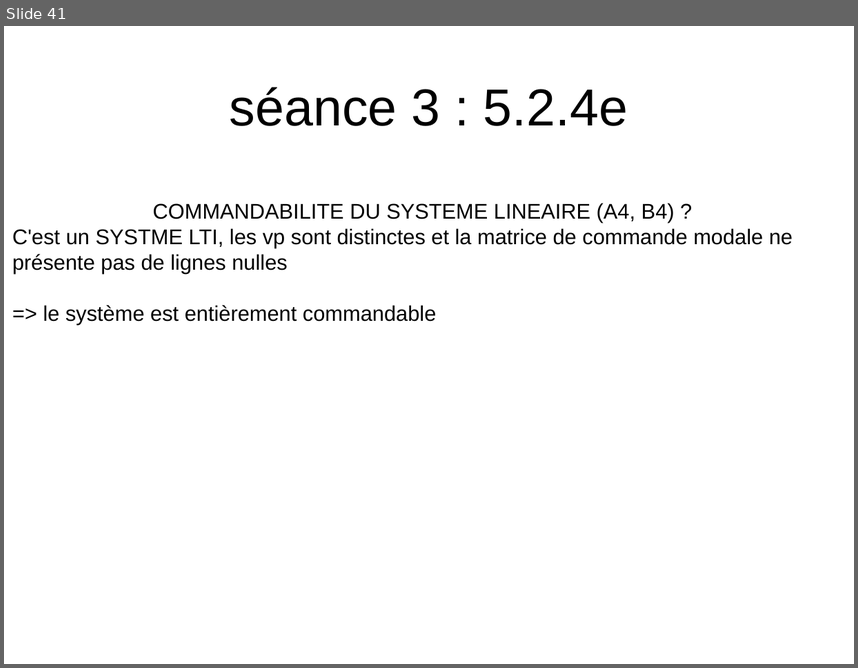
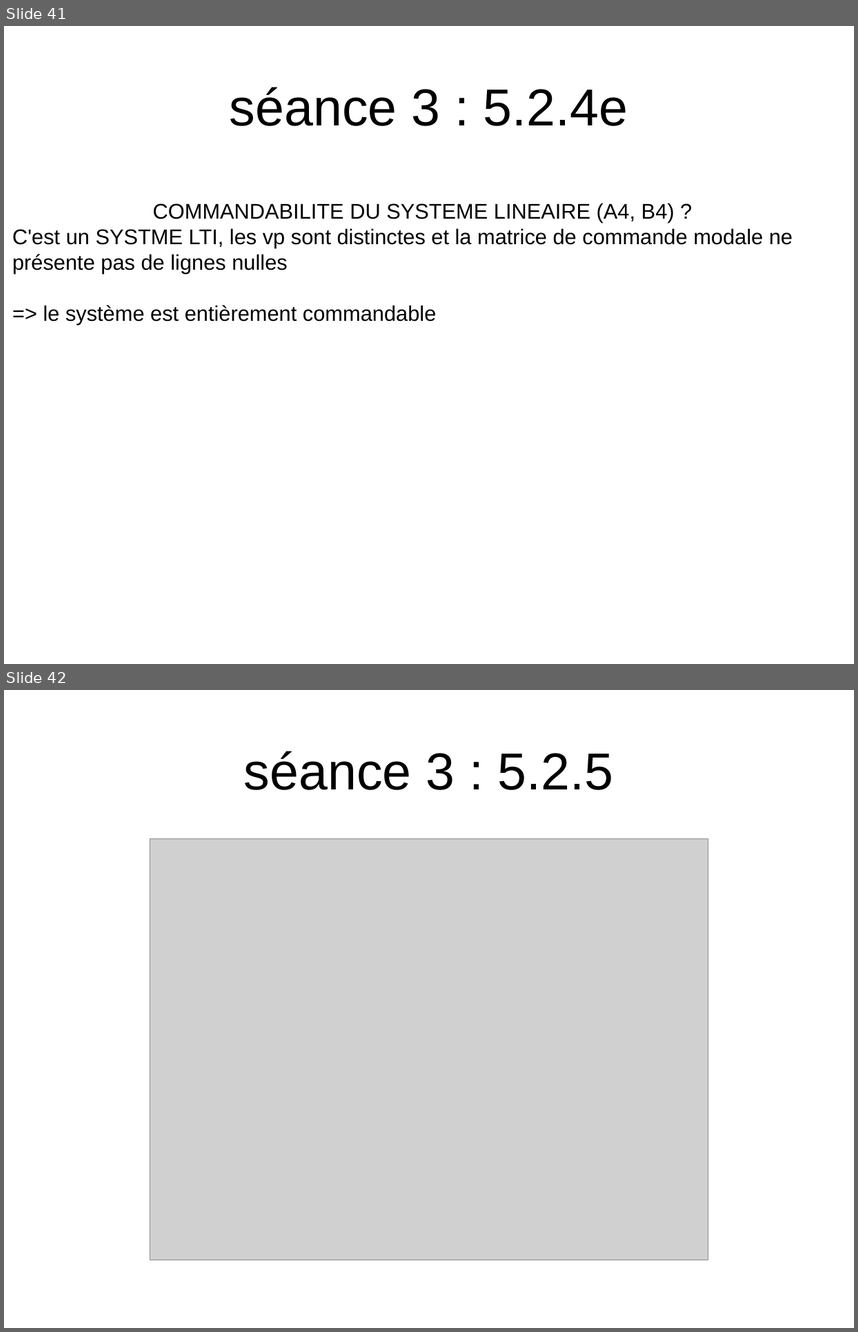
Before and after one commit to amapatate/BE_AVION, a slide deck: doc/be_avion_prez.odp. Shown one above the other, each under a label of ours: slide 41 before the commit, slides 41 and 42 after it. The pictures are 858x668 and 858x1332 pixels, drawn with LibreOffice and Linux fonts; fonts in the diff are those of the drawing; grey boxes stand for pictures; background and template pictures are left out. Boxes give left, top, right and bottom in pixels: in the first picture for what was removed or moved away, otherwise in the second. Text is boxed around its words. In the diff, an @@ line names an element or a change of style, - is before the commit and + after.

Commit message:
séance 3 fct de transfert .....

```diff
--- a/doc/be_avion_prez.odp
+++ b/doc/be_avion_prez.odp
@@ slide 42 added at (x1=4, y1=690, x2=854, y2=1328), background picture (left out) @@
@@ title added at (x1=244, y1=751, x2=613, y2=790), 44 pt, text #000000 @@
+séance 3 : 5.2.5
@@ picture added at (x1=150, y1=839, x2=708, y2=1259) @@
```
Also in this commit, not shown: 2 other slides added, 2 other files.
